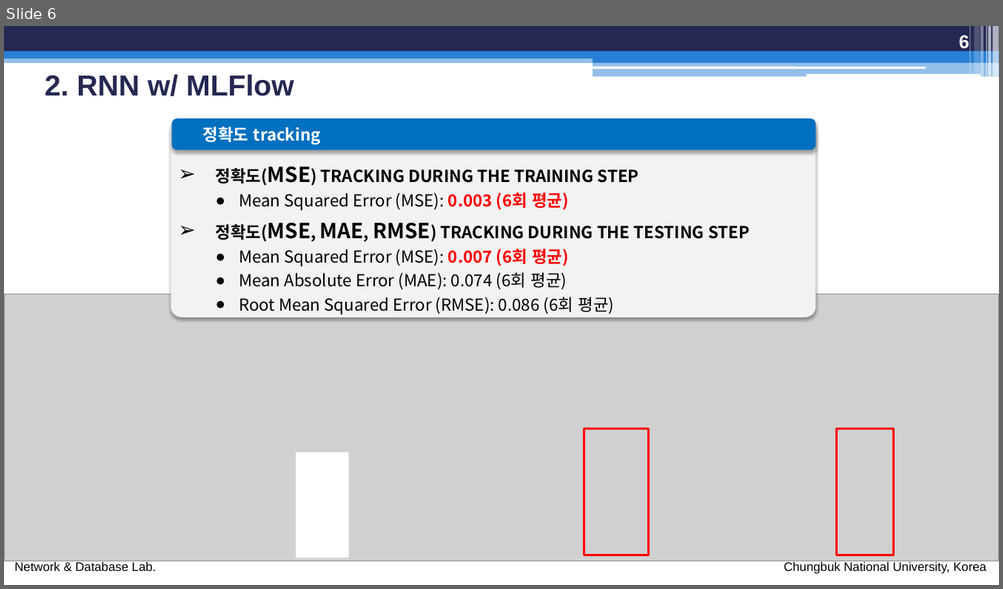
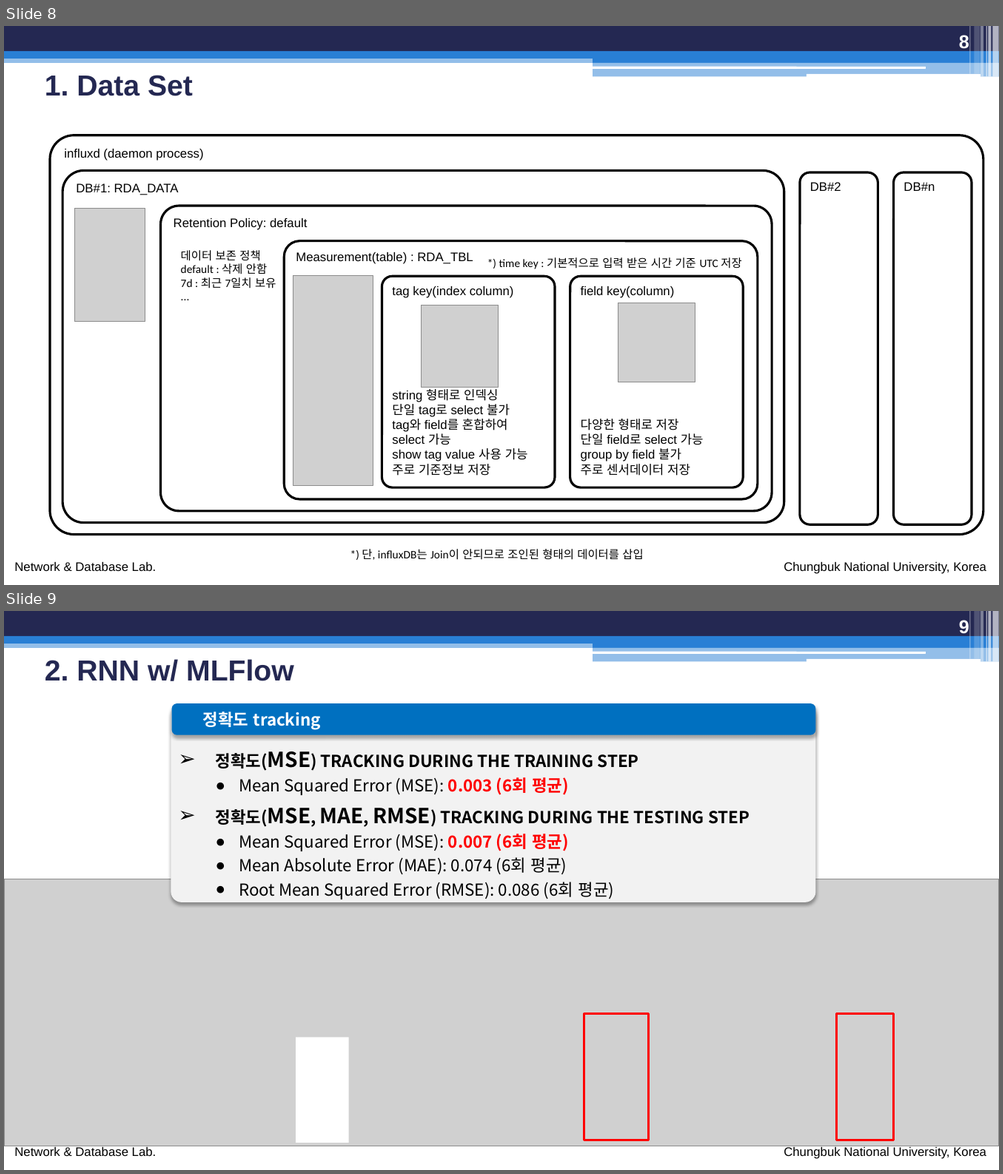
Before and after one commit to BruceJo/RDA_PJT, a slide deck: doc/240325_MLFlow를 활용한 LSTM Model_조중권.pptx. Shown one above the other, each under a label of ours: slide 6 before the commit, slides 8 and 9 after it. The pictures are 1003x589 and 1003x1174 pixels, drawn with LibreOffice and Linux fonts; fonts in the diff are those of the drawing; grey boxes stand for pictures. Boxes give left, top, right and bottom in pixels: in the first picture for what was removed or moved away, otherwise in the second. Text is boxed around its words. In the diff, an @@ line names an element or a change of style, - is before the commit and + after.

```diff
--- a/doc/240325_MLFlow를 활용한 LSTM Model_조중권.pptx
+++ b/doc/240325_MLFlow를 활용한 LSTM Model_조중권.pptx
@@ slide 8 added at <box>4,26,999,585</box>, background #FFFFFF; not listed: 15 template elements that a slide beside it also shows @@
@@ page number added at <box>959,33,969,53</box>, 18 pt, text #FFFFFF, bold @@
+8
@@ title added at <box>45,75,193,96</box>, 28 pt, text #242852, bold @@
+1. Data Set
@@ rounded rectangle added at <box>51,136,984,535</box>, outline #000000 2.25 pt, 12 pt, text #000000 @@
+influxd (daemon process)
@@ rounded rectangle added at <box>63,171,785,523</box>, outline #000000 2.25 pt, 12 pt, text #000000 @@
+DB#1: RDA_DATA
@@ rounded rectangle added at <box>800,173,878,525</box>, outline #000000 2.25 pt, 12 pt, text #000000 @@
+DB#2
@@ rounded rectangle added at <box>893,173,972,525</box>, outline #000000 2.25 pt, 12 pt, text #000000 @@
+DB#n
@@ picture added at <box>75,209,145,322</box> @@
@@ rounded rectangle added at <box>161,206,771,511</box>, outline #000000 2.25 pt, 12 pt, text #000000 @@
+Retention Policy: default
@@ rounded rectangle added at <box>284,241,757,499</box>, outline #000000 2.25 pt, 12 pt, text #000000 @@
+Measurement(table) : RDA_TBL
@@ text added at <box>181,250,276,289</box>, 11 pt, text #000000 @@
+데이터 보존 정책
+default : 삭제 안함
+7d : 최근 7일치 보유
+...
@@ text added at <box>499,258,741,269</box>, 11 pt, text #000000 @@
+*) time key : 기본적으로 입력 받은 시간 기준 UTC 저장
@@ picture added at <box>293,276,373,486</box> @@
@@ rounded rectangle added at <box>381,277,555,488</box>, outline #000000 2.25 pt, 12 pt, text #000000 @@
+tag key(index column)
+string 형태로 인덱싱
+단일 tag로 select 불가
+tag와 field를 혼합하여
+select 가능
+show tag value 사용 가능
+주로 기준정보 저장
@@ rounded rectangle added at <box>570,277,743,488</box>, outline #000000 2.25 pt, 12 pt, text #000000 @@
+field key(column)
+다양한 형태로 저장
+단일 field로 select 가능
+group by field 불가
+주로 센서데이터 저장
@@ picture added at <box>421,305,498,388</box> @@
@@ picture added at <box>618,303,696,382</box> @@
@@ text added at <box>361,549,643,560</box>, 11 pt, text #000000 @@
+*) 단, influxDB는 Join이 안되므로 조인된 형태의 데이터를 삽입
@@ what was slide 6 is now slide 9 @@
@@ page number at <box>959,618,969,638</box>: text changed @@
-6
+9
```
Also in this commit, not shown: 2 slides changed, 4 other slides added, 1 slide removed, 54 other files.
